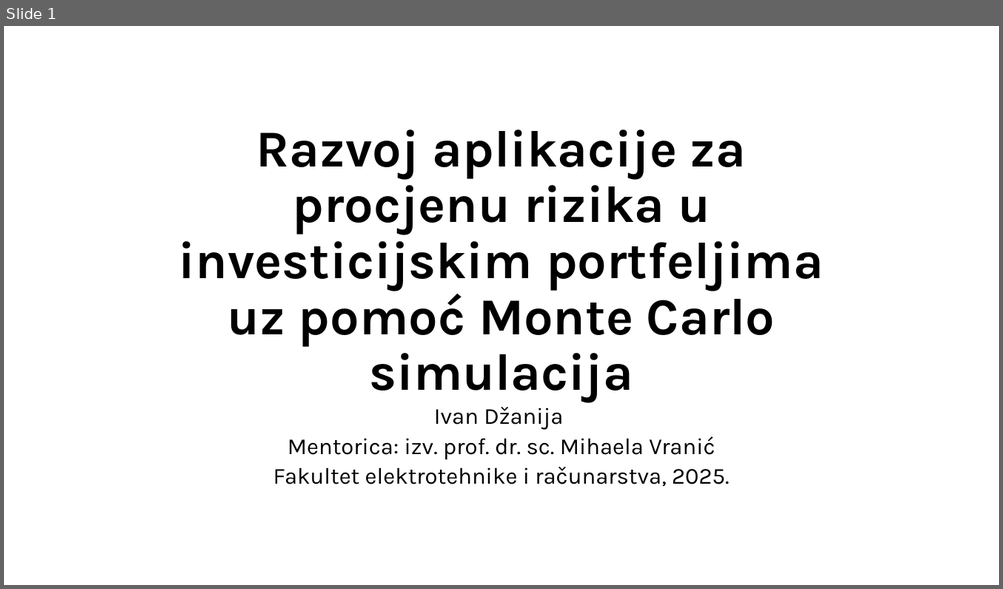
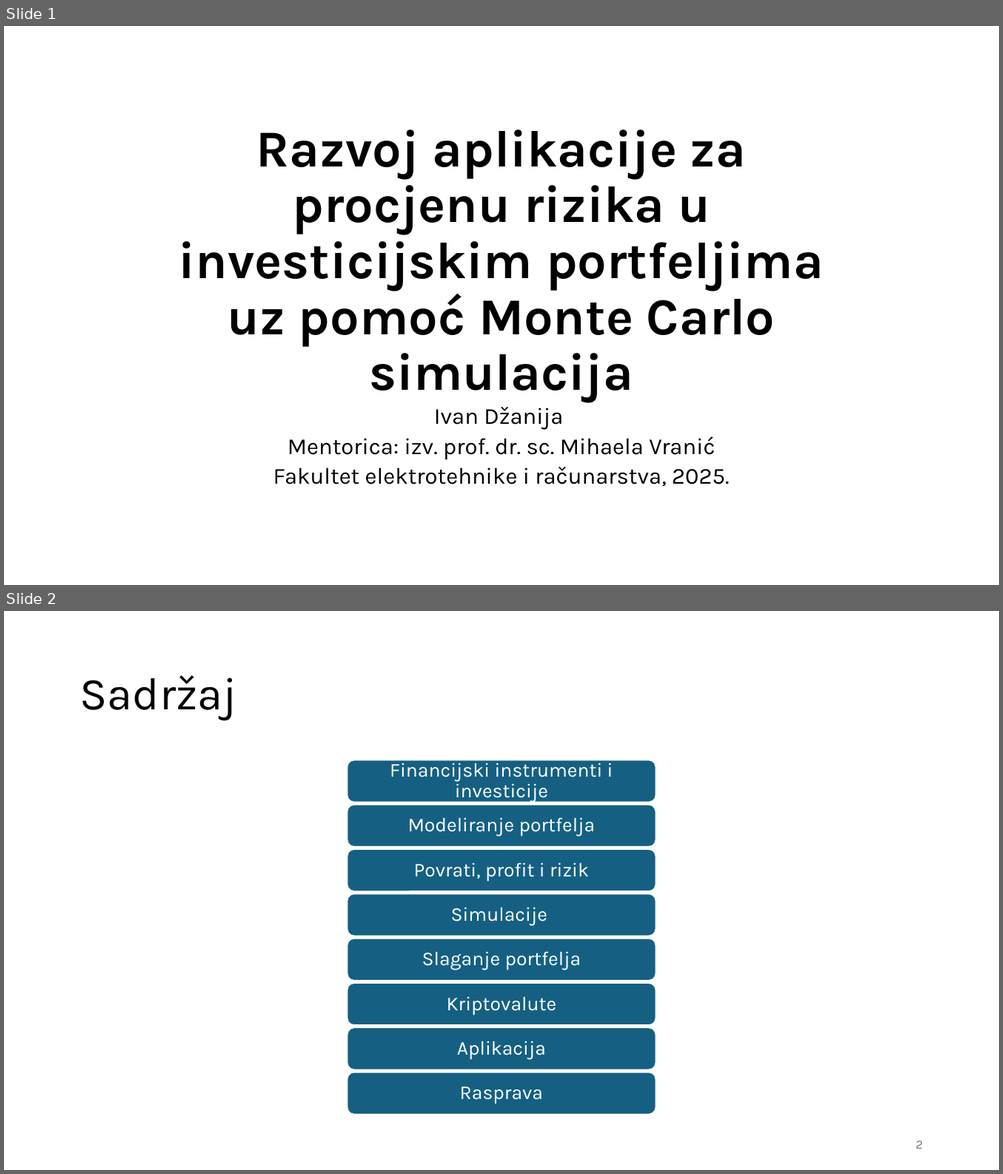
Before and after one commit to IvanDzanija/PortfolioSimulator, a slide deck: Preza.pptx. Shown one above the other, each under a label of ours: slide 1 before the commit, slides 1 and 2 after it. The pictures are 1003x589 and 1003x1174 pixels, drawn with LibreOffice and Linux fonts; fonts in the diff are those of the drawing. Boxes give left, top, right and bottom in pixels: in the first picture for what was removed or moved away, otherwise in the second. Text is boxed around its words. In the diff, an @@ line names an element or a change of style, - is before the commit and + after.

```diff
--- a/Preza.pptx
+++ b/Preza.pptx
@@ slide 2 added at [4,611,999,1170], background #FFFFFF @@
@@ title added at [79,675,236,721], 44 pt, text #000000 @@
+Sadržaj
@@ group added at [347,759,656,1116]: 8 rounded rectangles, 8 texts @@
+Financijski instrumenti i investicije
+Modeliranje portfelja
+Povrati, profit i rizik
+Simulacije
+Slaganje portfelja
+Kriptovalute
+Aplikacija
+Rasprava
@@ page number added at [916,1141,923,1149], 12 pt, text #797979 @@
+2
```
Also in this commit, not shown: 13 slides changed, 1 other slide added, 1 slide removed.
